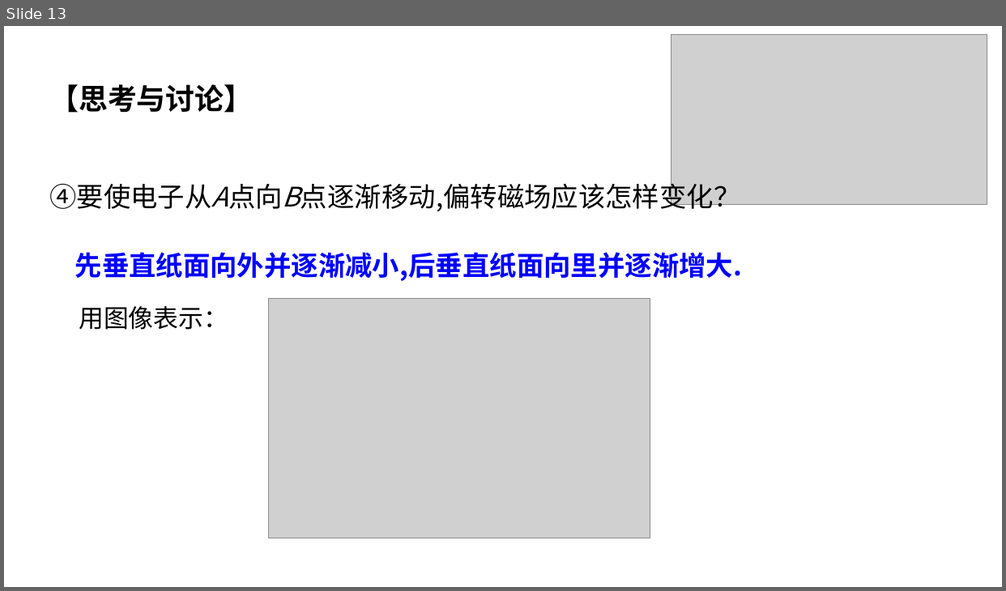
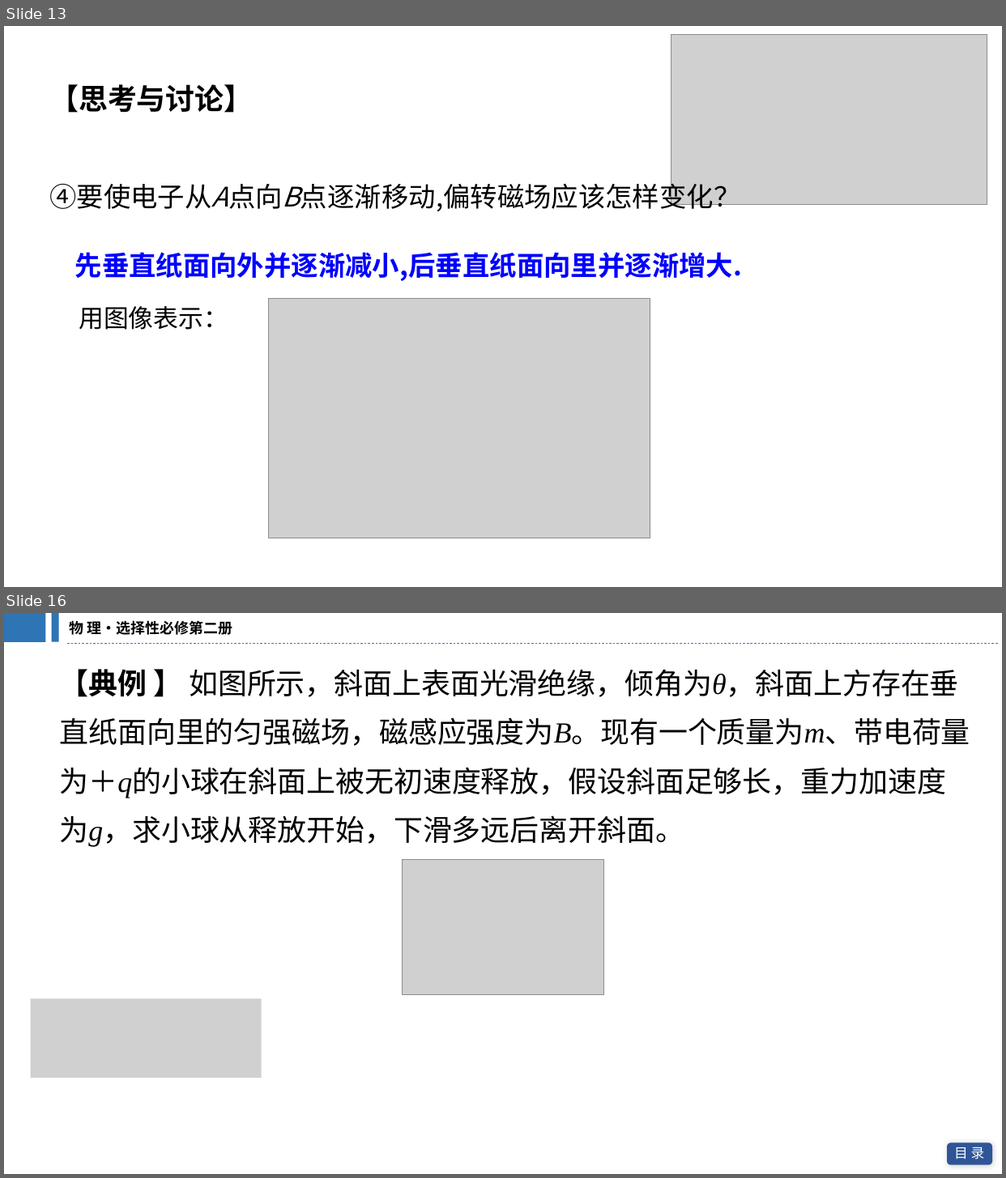
Before and after one commit to broshu/lab, a slide deck: ppt/磁场对运动电荷的作用力.pptx. Shown one above the other, each under a label of ours: slide 13 before the commit, slides 13 and 16 after it; the slides between them are not shown. The pictures are 1006x591 and 1006x1178 pixels, drawn with LibreOffice and Linux fonts; fonts in the diff are those of the drawing; grey boxes stand for pictures. Boxes give left, top, right and bottom in pixels: in the first picture for what was removed or moved away, otherwise in the second. Text is boxed around its words. In the diff, an @@ line names an element or a change of style, - is before the commit and + after.

```diff
--- a/ppt/磁场对运动电荷的作用力.pptx
+++ b/ppt/磁场对运动电荷的作用力.pptx
@@ slide 16 added at (4, 613, 1002, 1174), background #FFFFFF @@
@@ rectangle added at (4, 613, 46, 642), fill #2E75B6 @@
@@ rectangle added at (51, 613, 58, 642), fill #2E75B6 @@
@@ text added at (69, 620, 233, 635), 14 pt, text #000000, bold @@
+物 理·选择性必修第二册
@@ line added from (68, 643) to (999, 643), #4472C4 0.5 pt dashed @@
@@ text added at (60, 669, 970, 847), 28 pt, text #000000 @@
+【典例 】 如图所示，斜面上表面光滑绝缘，倾角为θ，斜面上方存在垂
+直纸面向里的匀强磁场，磁感应强度为B。现有一个质量为m、带电荷量
+为＋q的小球在斜面上被无初速度释放，假设斜面足够长，重力加速度
+为g，求小球从释放开始，下滑多远后离开斜面。
@@ picture added at (403, 860, 604, 995) @@
@@ picture added at (30, 999, 261, 1078) @@
@@ rounded rectangle added at (948, 1143, 993, 1165), fill #2F5597 @@
@@ text added at (954, 1148, 985, 1160), 13 pt, text #FFFFFF @@
+目 录
```
Also in this commit, not shown: 3 other slides added.
